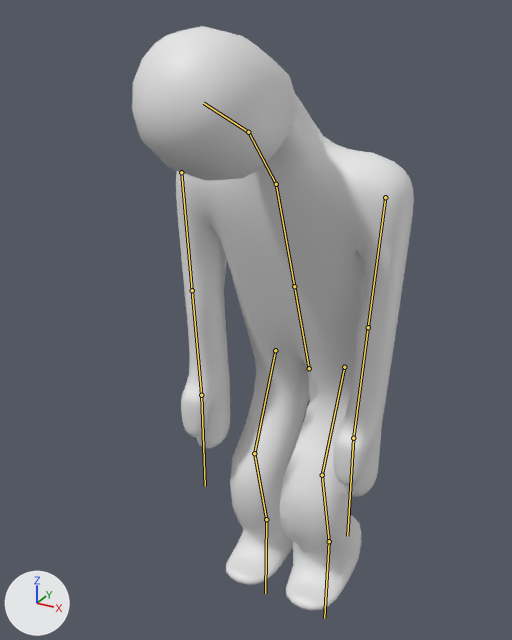
Before and after pictures for a commit that changed the glTF model Final-Project/model/humanoid.glb.
Before and after are seen from a camera (50 mm lens) standing at (2.4, -5.39, 5.16) and looking at (-0.09, -0.86, 2.89). Every picture has the same lights, and +X, +Y and +Z are marked at lower left. Both versions are drawn at frame 10 of the action 'PickUp'; the numbers are the values there. The bones that bend it are drawn over the model as lines.

Objects in the first picture: 'Humanoid'.
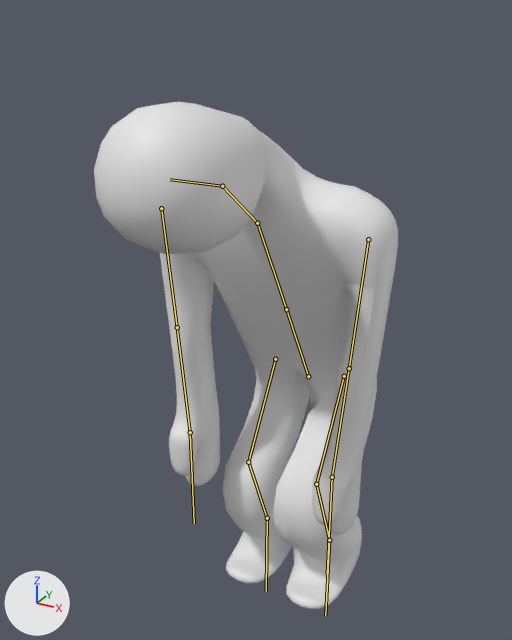
Location of each change, (x1, y1, x2, y2) in pixels of the pictures (512 x 640 px):
'Humanoid', posed (8% wider, 13% shorter): before (132, 26, 414, 611); after (94, 101, 398, 609)
bone 'spine1', root to tip: before (309, 368) to (294, 286); after (308, 376) to (286, 309)
bone 'up_arm.R', root to tip: before (181, 172) to (192, 290); after (161, 208) to (177, 327)
bone 'up_arm.L', root to tip: before (385, 197) to (368, 327); after (368, 239) to (349, 368)
bone 'up_leg.R', root to tip: before (275, 350) to (254, 453); after (275, 359) to (248, 462)
bone 'low_leg.R', root to tip: before (254, 453) to (266, 519); after (248, 462) to (267, 518)
bone 'foot.R', root to tip: before (266, 519) to (265, 593); after (267, 518) to (266, 591)
bone 'up_leg.L', root to tip: before (344, 367) to (322, 475); after (344, 376) to (316, 484)
bone 'low_leg.L', root to tip: before (322, 475) to (329, 541); after (316, 484) to (329, 540)
bone 'foot.L', root to tip: before (329, 541) to (324, 618); after (329, 540) to (325, 616)

Patch to the scene script:
```diff
--- a/Final-Project/model/humanoid.glb.py
+++ b/Final-Project/model/humanoid.glb.py
@@ bone_spine1 @@
 bone_spine1 = bpy.data.objects['Armature'].pose.bones['spine1']
-bone_spine1.location = (0.0, -0.21, 0.0)
-bone_spine1.rotation_quaternion = (0.983, 0.182, 0.0, 0.0)  # degrees (21, 0, 0)
+bone_spine1.location = (0.0, -0.3, 0.0)
+bone_spine1.rotation_quaternion = (0.966, 0.259, 0.0, 0.0)  # degrees (30, 0, 0)
@@ bone_up_arm_r @@
 bone_up_arm_r = bpy.data.objects['Armature'].pose.bones['up_arm.R']  # child of 'spine2'
-bone_up_arm_r.rotation_quaternion = (0.983, -0.142, -0.016, 0.116)  # degrees (-16, 0, 13)
+bone_up_arm_r.rotation_quaternion = (0.965, -0.202, -0.023, 0.165)  # degrees (-23, 1, 19)
@@ bone_up_arm_l @@
 bone_up_arm_l = bpy.data.objects['Armature'].pose.bones['up_arm.L']  # child of 'spine2'
-bone_up_arm_l.rotation_quaternion = (0.983, -0.101, 0.016, 0.153)  # degrees (-11, 4, 17)
+bone_up_arm_l.rotation_quaternion = (0.965, -0.144, 0.023, 0.218)  # degrees (-16, 6, 25)
@@ bone_up_leg_r @@
 bone_up_leg_r = bpy.data.objects['Armature'].pose.bones['up_leg.R']
-bone_up_leg_r.location = (0.0, 0.21, 0.0)
-bone_up_leg_r.rotation_quaternion = (0.977, -0.144, 0.0, 0.159)  # degrees (-16, 3, 18)
+bone_up_leg_r.location = (0.0, 0.3, 0.0)
+bone_up_leg_r.rotation_quaternion = (0.96, -0.188, 0.0, 0.207)  # degrees (-21, 4, 24)
@@ bone_low_leg_r @@
 bone_low_leg_r = bpy.data.objects['Armature'].pose.bones['low_leg.R']  # child of 'up_leg.R'
-bone_low_leg_r.rotation_quaternion = (0.94, 0.229, 0.0, -0.253)  # degrees (26, 7, -29)
+bone_low_leg_r.rotation_quaternion = (0.887, 0.31, 0.0, -0.342)  # degrees (34, 12, -38)
@@ bone_foot_r @@
 bone_foot_r = bpy.data.objects['Armature'].pose.bones['foot.R']  # child of 'low_leg.R'
-bone_foot_r.rotation_quaternion = (0.991, -0.092, 0.0, 0.102)  # degrees (-11, 1, 12)
+bone_foot_r.rotation_quaternion = (0.981, -0.131, 0.0, 0.145)  # degrees (-15, 2, 16)
@@ bone_up_leg_l @@
 bone_up_leg_l = bpy.data.objects['Armature'].pose.bones['up_leg.L']
-bone_up_leg_l.location = (0.0, 0.21, 0.0)
-bone_up_leg_l.rotation_quaternion = (0.977, -0.144, 0.0, 0.159)  # degrees (-16, 3, 18)
+bone_up_leg_l.location = (0.0, 0.3, 0.0)
+bone_up_leg_l.rotation_quaternion = (0.96, -0.188, 0.0, 0.207)  # degrees (-21, 4, 24)
@@ bone_low_leg_l @@
 bone_low_leg_l = bpy.data.objects['Armature'].pose.bones['low_leg.L']  # child of 'up_leg.L'
-bone_low_leg_l.rotation_quaternion = (0.94, 0.229, 0.0, -0.253)  # degrees (26, 7, -29)
+bone_low_leg_l.rotation_quaternion = (0.887, 0.31, 0.0, -0.342)  # degrees (34, 12, -38)
@@ bone_foot_l @@
 bone_foot_l = bpy.data.objects['Armature'].pose.bones['foot.L']  # child of 'low_leg.L'
-bone_foot_l.rotation_quaternion = (0.991, -0.092, 0.0, 0.102)  # degrees (-11, 1, 12)
+bone_foot_l.rotation_quaternion = (0.981, -0.131, 0.0, 0.145)  # degrees (-15, 2, 16)
```
